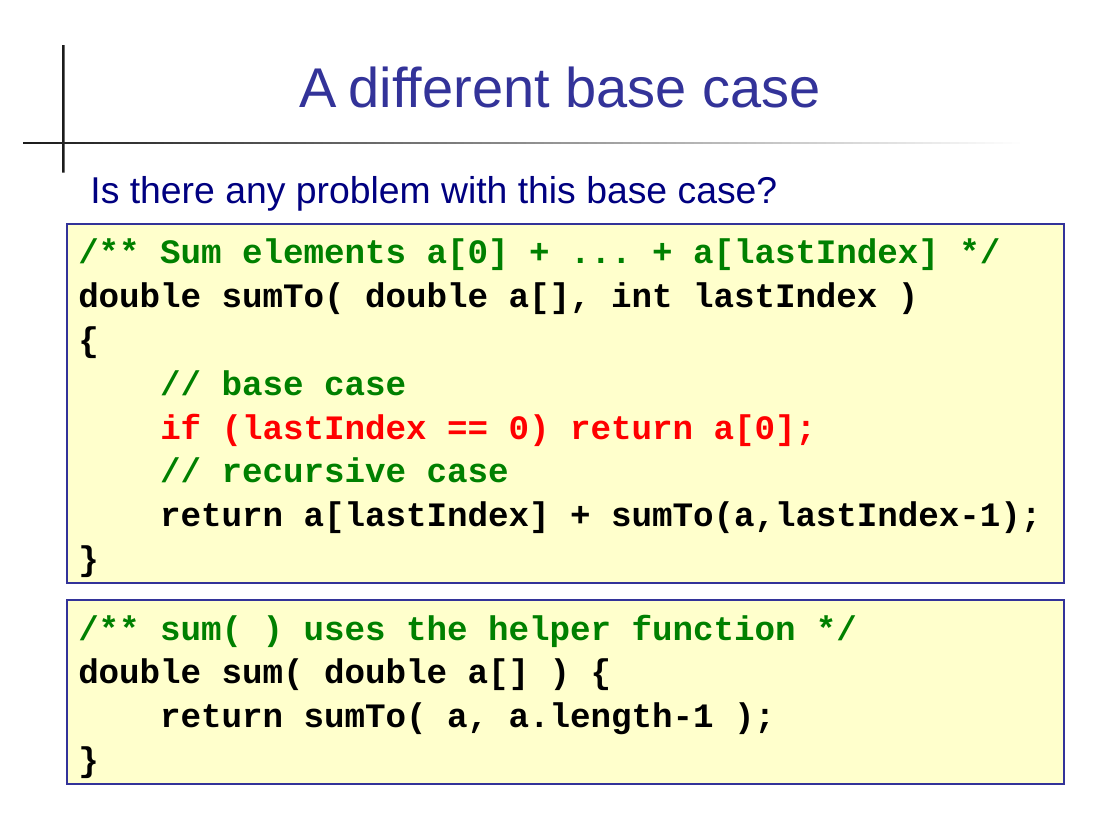
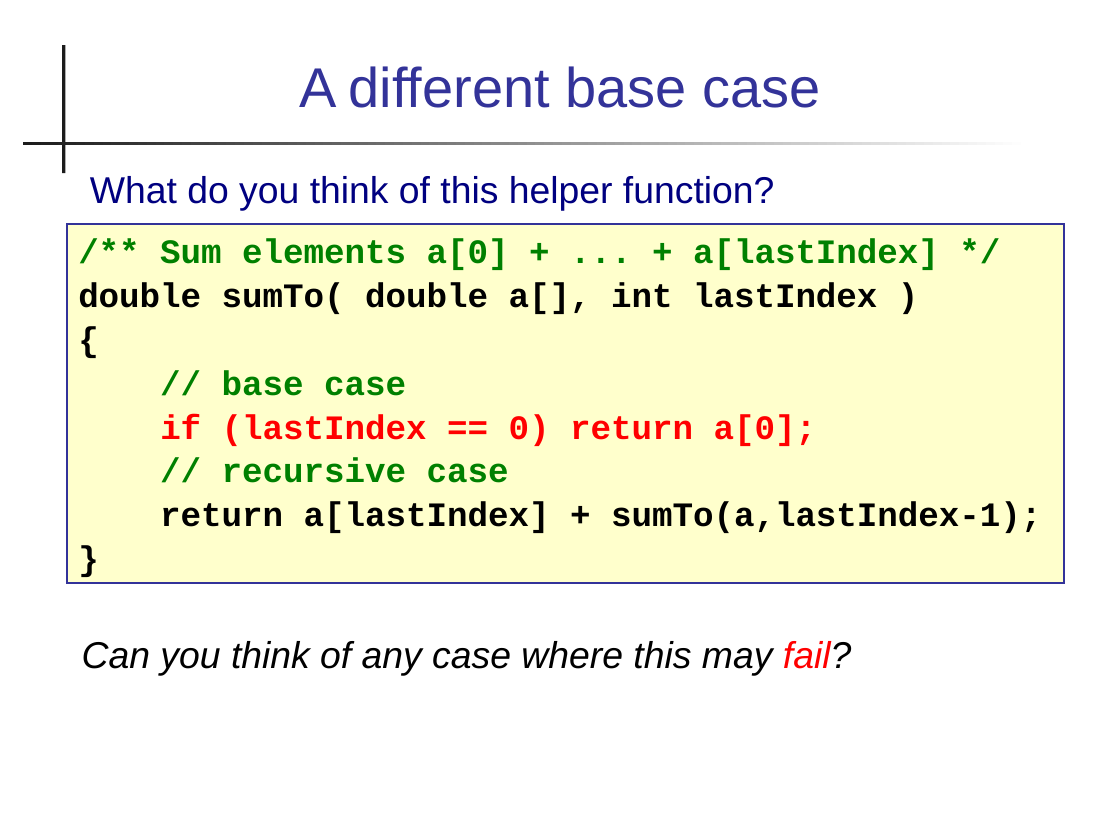
Before and after one commit to skeoop/skeoop.github.io, a slide deck: slide 14 of recursion/Recursion.ppt (slide 13 before the commit). Drawn at 1120x840 pixels with LibreOffice and Linux fonts; fonts in the diff are those of the drawing. Boxes give left, top, right and bottom in pixels: in the first picture for what was removed or moved away, otherwise in the second. Text is boxed around its words. In the diff, an @@ line names an element or a change of style, - is before the commit and + after.

```diff
--- a/recursion/Recursion.ppt
+++ b/recursion/Recursion.ppt
@@ text at (x1=90, y1=176, x2=774, y2=211): text changed @@
-Is there any problem with this base case?
+What do you think of this helper function?
@@ rectangle removed at (x1=67, y1=600, x2=1064, y2=784) @@
-/** sum( ) uses the helper function */
-double sum( double a[] ) {
-return sumTo( a, a.length-1 );
-}
@@ text added at (x1=82, y1=641, x2=851, y2=676), 24 pt, text #000000, italic @@
+Can you think of any case where this may fail?
```
Also in this commit, not shown: 27 other slides changed, 1 slide added, 1 slide removed, 3 other files.
